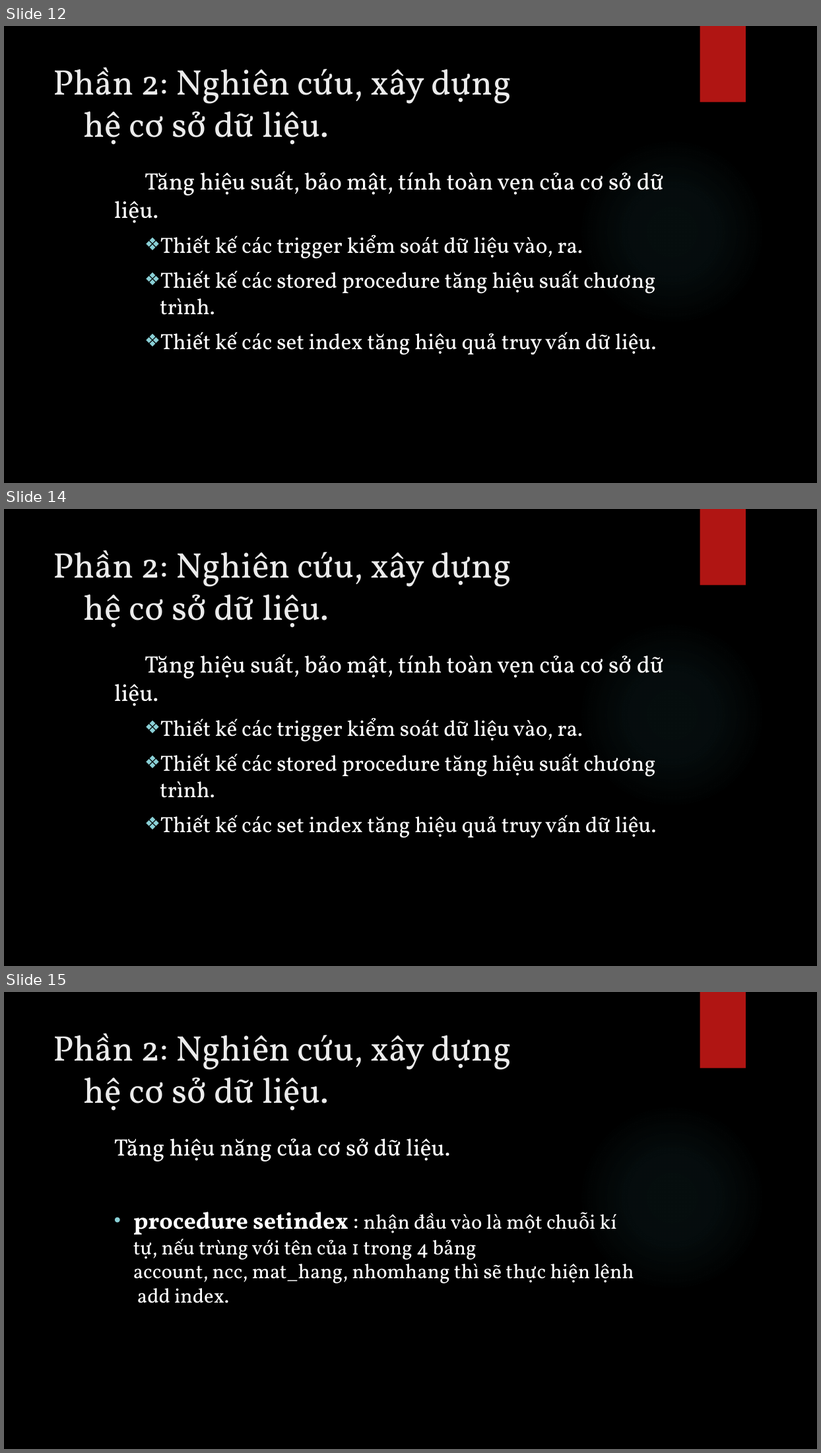
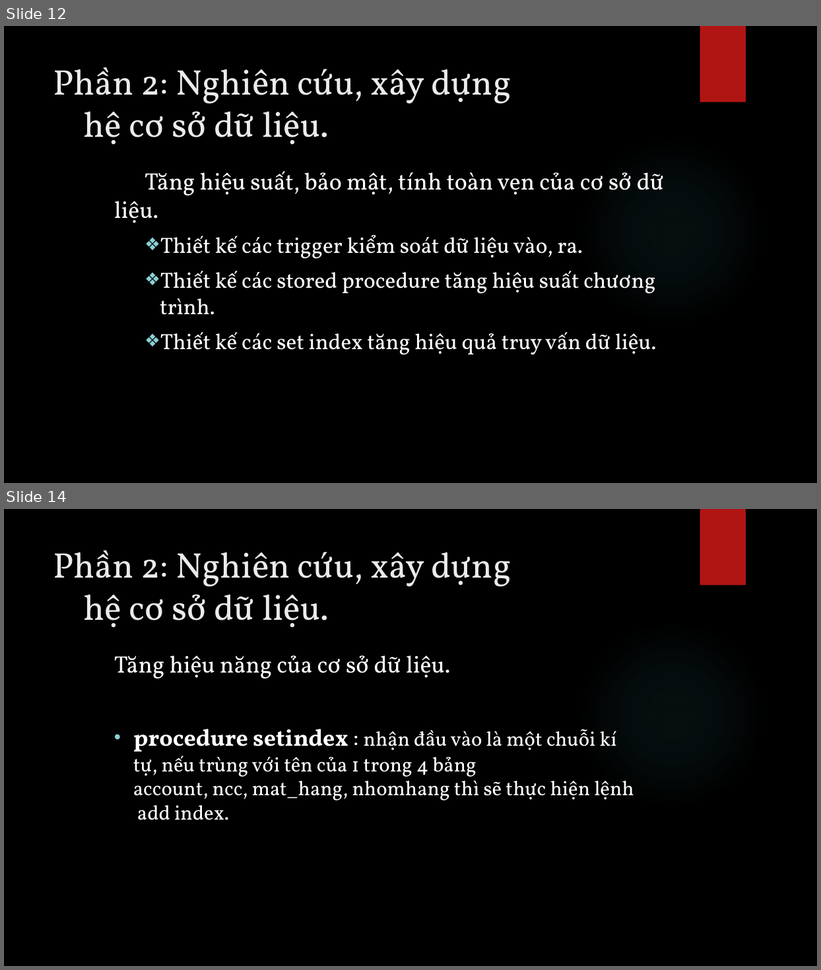
Before and after one commit to phucld95/StoreManage, a slide deck: Slide.pptx. Shown one above the other, each under a label of ours: slides 12, 14 and 15 before the commit, slides 12 and 14 after it; the slides between them are not shown. The pictures are 821x1453 and 821x970 pixels, drawn with LibreOffice and Linux fonts; fonts in the diff are those of the drawing; background and template pictures are left out. Boxes give left, top, right and bottom in pixels: in the first picture for what was removed or moved away, otherwise in the second. Text is boxed around its words. In the diff, an @@ line names an element or a change of style, - is before the commit and + after.

```diff
--- a/Slide.pptx
+++ b/Slide.pptx
@@ slide 14 removed at bbox=[4, 509, 817, 966], background picture (left out); not listed: 2 template elements that a slide beside it also shows @@
@@ title removed at bbox=[54, 550, 512, 628] @@
-Phần 2: Nghiên cứu, xây dựng
-hệ cơ sở dữ liệu.
@@ text removed at bbox=[114, 654, 664, 838] @@
-  Tăng hiệu suất, bảo mật, tính toàn vẹn của cơ sở dữ liệu.
-    ❖ Thiết kế các trigger kiểm soát dữ liệu vào, ra.
-    ❖ Thiết kế các stored procedure tăng hiệu suất chương trình.
-    ❖ Thiết kế các set index tăng hiệu quả truy vấn dữ liệu.
@@ what was slide 15 is now slide 14 @@
```
Also in this commit, not shown: 3 slides changed, 1 other slide removed.
